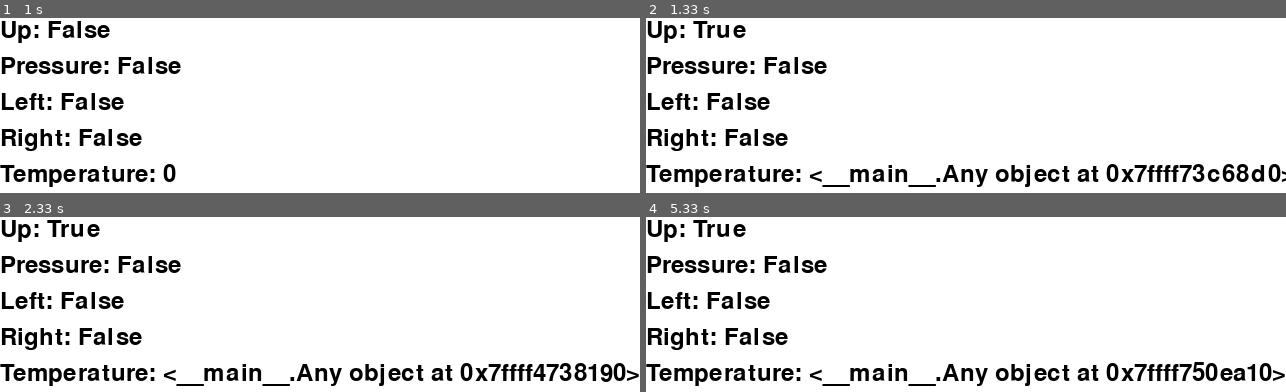
Above: before the commit, frames 1-4 (two rows, left to right).
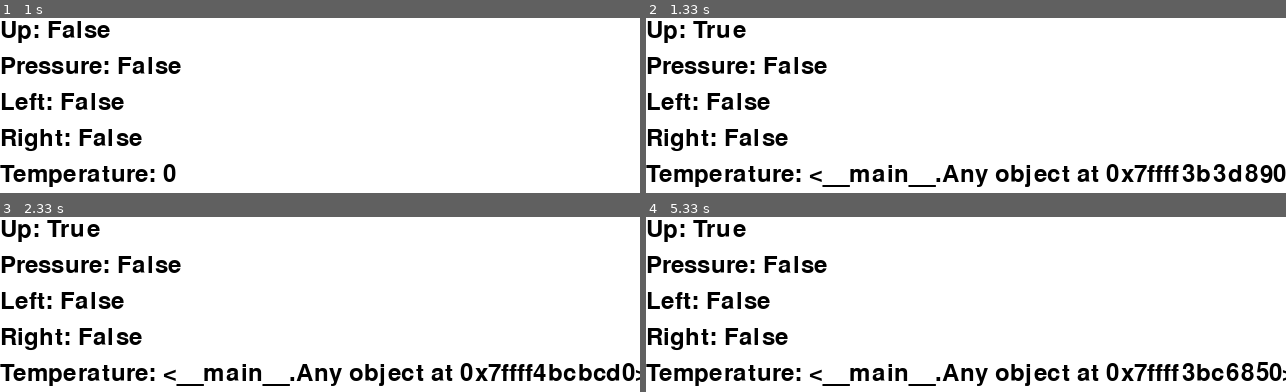
Above: after the commit, the same moments.

Repository: RIT-MDRC/Catbot
Game: pygame game, started from src/raspi/main.py
Same seed, same stepped clock (60 frames per second), same inputs: the game is played once before the commit and once after it.
Inputs:
- Up to frame 1 (1 s): tap D at 0.33 s; tap A at 0.67 s
- Up to frame 2 (1.33 s): tap W at 1 s
- Up to frame 3 (2.33 s): tap A at 1.33 s
- Up to frame 4 (5.33 s): tap D at 2.67 s

Frame 1 is identical in both runs. In frame 2, 1.1% of the frame differs, in the area x 83-100%, y 83-95%; in frame 3, 1.0%; in frame 4, 1.1%.

Commit message:
ref: motor class and mv makerfair to sample

Diff:
--- a/src/raspi/control/motor/motor_controller.py
+++ b/src/raspi/control/motor/motor_controller.py
@@ -1,60 +1,67 @@
+from utils.deviceMock import FakeOutputDevice, FakePWMOutputDevice
 from utils.util import create_output_device, create_pwm_device
+from gpiozero import PWMOutputDevice, OutputDevice
 
 
 class MotorController:
-    motor = None
-    PWM_Pin = None
-    last_speed = 0
-    last_direction = 0  # 0 for forward, 1 for backward
+    motor: FakePWMOutputDevice | PWMOutputDevice
+    pwm_pin: int
+    current_speed = 0
+    current_direction = 0  # 0 for forward, 1 for backward
+    address_output_devices: FakeOutputDevice | OutputDevice = []
 
-    def __init__(self, PWM_Pin, address):
-        self.PWM_Pin = (
-            PWM_Pin  # Pin that recieves the PWM speed value. 26 for MakerFaire
+    def __init__(
+        self,
+        pwm_pin: int,
+        direction_address: int,
+        direction_pin: int,
+        address_pins: [int],
+    ):
+        self.pwm_pin = pwm_pin
+        self.direction_address = (
+            direction_address  # value 0-7 representing address for directional control
         )
-        self.address = address  # value 0-7 representing address for directional control
-        self.motor = create_pwm_device(PWM_Pin)
+        self.motor = create_pwm_device(pwm_pin)
         ## These are the same for all motors
-        self.direction_pin = create_output_device(1)
-        self.address_p0 = create_output_device(5)
-        self.address_p1 = create_output_device(6)
-        self.address_p2 = create_output_device(12)
+        self.direction_pin = create_output_device(direction_pin)
+        self.address_output_devices = [
+            create_output_device(pin) for pin in address_pins
+        ]
 
-    motor = None  # 26 yellow, 16 red
-
-    def set_direction(self, direction):
+    def set_direction(self, direction) -> None:
         """
         Uses Addressable Latch Direction Control to set the ESC at the address for this motor
         this is a helper method and should not be used outside this file unless absolutely
         needed.
         """
-        bits = bitfield(self.address)
-        bits.reverse()
+        bits = bitfield(self.direction_address, len(self.address_output_devices))[::-1]
+        self.direction_pin.value = direction
+        for i, od in enumerate(self.address_output_devices):
+            od.value = bits[i]
 
-        while len(bits) < 3:
-            bits.append(0)
-
-        self.direction_pin.value = direction
-        self.address_p0.value = bits[0]
-        self.address_p1.value = bits[1]
-        self.address_p2.value = bits[2]
-
-    def set_PWM(self, speed):
+    def set_speed(self, speed) -> None:
         "helper method for controling speed, can be used but should be avoided"
         self.motor.value = speed
 
-    def set_Motor(self, speed, direction):
+    def set_speed_dir(self, new_speed, new_direction) -> bool:
         "Method for setting this ESC to a given speed and direction"
-        print(f"motor called {direction} {self.last_direction} {self.last_speed}")
-        if self.last_speed != 0 and self.last_direction != direction:
+        print(
+            f"motor called {new_direction} {self.current_direction} {self.current_speed}"
+        )
+        if self.current_speed != 0 and self.current_direction != new_direction:
             print("ERROR: Motor direction and speed do not match")
             return False
-        self.set_PWM(speed)
-        self.set_direction(direction)
-        self.last_direction = direction
-        self.last_speed = speed
+        self.set_speed(new_speed)
+        self.set_direction(new_direction)
+        self.current_direction = new_direction
+        self.current_speed = new_speed
         return True
 
 
-def bitfield(n):
-    "Parses a decimal number into an array of bits"
-    return [int(digit) for digit in bin(n)[2:]]  # [2:] to chop off the "0b" part
+def bitfield(n, length=3) -> str:
+    """
+    Parses a decimal number into a binary string
+    Omits "0b" from the beginning of the string
+    Adds leading zeros to make the array always 'length' bits long (default 3)
+    """
+    return format(n, f"0{length}b")
--- a/src/raspi/control/muscle/muscle_controller.py
+++ b/src/raspi/control/muscle/muscle_controller.py
@@ -25,7 +25,7 @@
     muscle.pressure.get_pressure()
     muscle.valve.turn_valve_on()
     ```
-
+    \n remember that the dataclass should not contain any logic, only data.
     Args:
         pressure (str): the name of the pressure sensor
         valve (str): the name of the valve
@@ -105,9 +105,9 @@
         """
         Decorated function.
 
-        :param name: the name of the muscle
-        :param args: the arguments of the function
-        :param kwargs: the keyword arguments of the function
+        Args:
+            args: the arguments of the function
+            kwargs: the keyword arguments of the function
         """
         if len(args) == 0:
             raise ValueError("Muscle name not provided")
--- a/src/raspi/main.py
+++ b/src/raspi/main.py
@@ -34,7 +34,7 @@
     sysFont = pygame.font.SysFont("Ariel", 36)
     screen = pygame.display.set_mode((640, 480))
     clock = pygame.time.Clock()
-    motor = MotorController(26, 0)
+    motor = MotorController(26, 0, 1, [5, 6, 12])
 
     return sysFont, screen, clock, motor
 
@@ -182,7 +182,7 @@
     Args:
         speed(float): the speed to turn the motor at
     """
-    return motor.set_Motor(speed, 1)
+    return motor.set_speed_dir(speed, 1)
 
 
 def turn_motor_right(speed):
@@ -191,7 +191,7 @@
     Args:
         speed(float): the speed to turn the motor at
     """
-    return motor.set_Motor(speed, 0)
+    return motor.set_speed_dir(speed, 0)
 
 
 def step():
Renamed: src/raspi/makerfaire-tests/adc.py -> src/raspi/samples/adc.py
Renamed: src/raspi/makerfaire-tests/full_motor_test.py -> src/raspi/samples/full_motor_test.py
Renamed: src/raspi/makerfaire-tests/handshake.py -> src/raspi/samples/handshake.py
Renamed: src/raspi/makerfaire-tests/io_expander.py -> src/raspi/samples/io_expander.py
Renamed: src/raspi/makerfaire-tests/pneumatics_testbed.py -> src/raspi/samples/pneumatics_test.py
Renamed: src/raspi/samples/pwm_motor.py -> src/raspi/samples/pwm_motor_1.py
Renamed: src/raspi/makerfaire-tests/pwm_motor.py -> src/raspi/samples/pwm_motor_2.py
